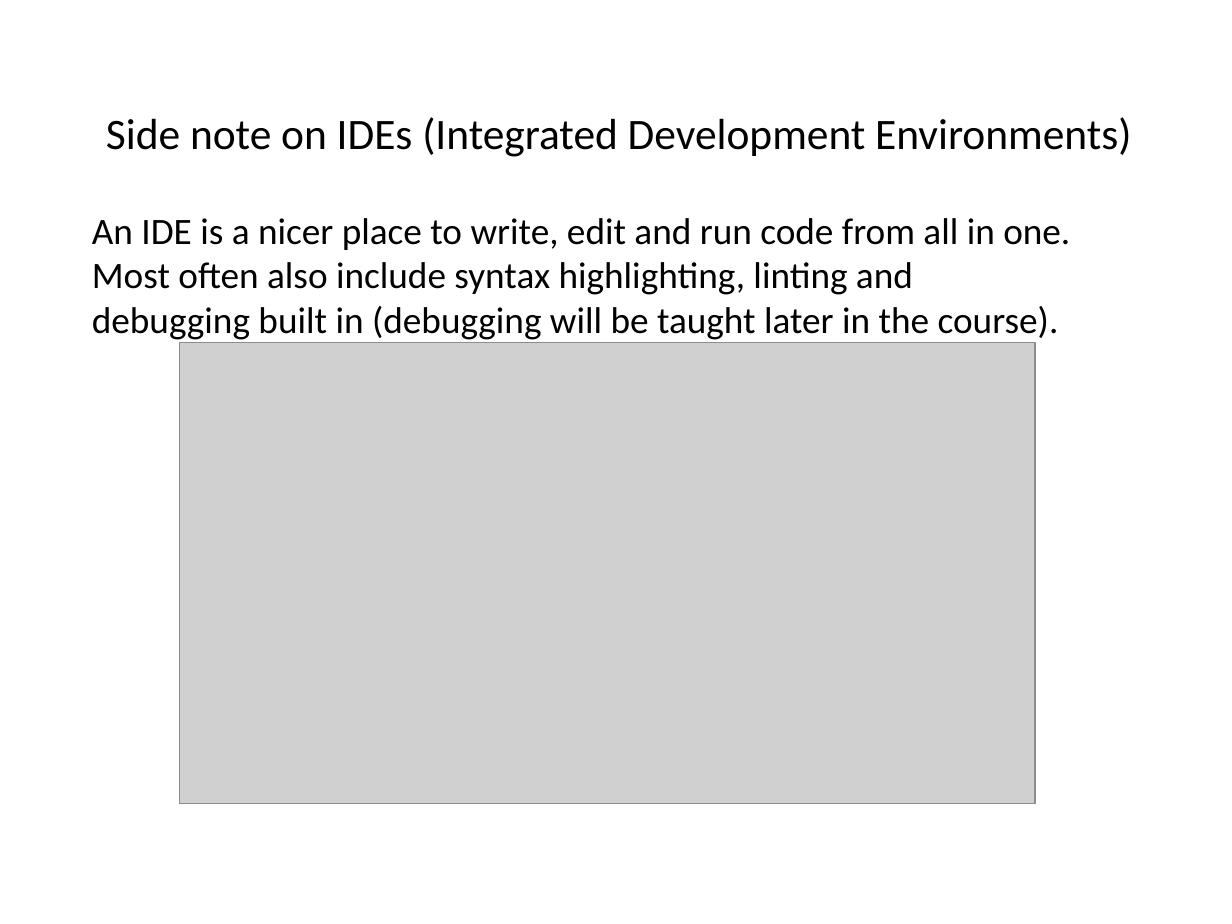
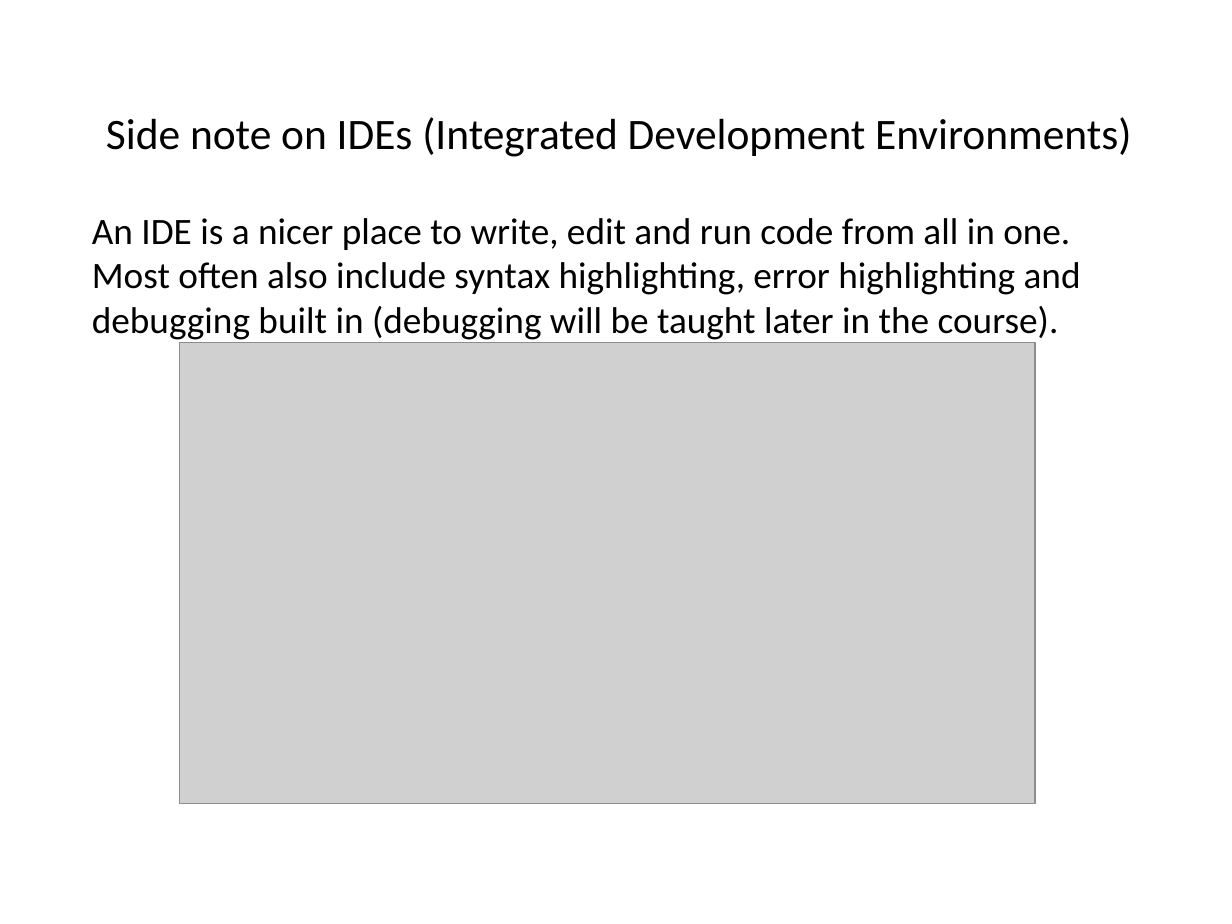
Before and after one commit to ncasuk/ncas-isc, a slide deck: slide 38 of python/presentations/learning_python/05_flow.pptx. Drawn at 1232x924 pixels with LibreOffice and Linux fonts; fonts in the diff are those of the drawing; grey boxes stand for pictures; background and template pictures are left out. Boxes give left, top, right and bottom in pixels: in the first picture for what was removed or moved away, otherwise in the second. Text is boxed around its words. In the diff, an @@ line names an element or a change of style, - is before the commit and + after.

```diff
--- a/python/presentations/learning_python/05_flow.pptx
+++ b/python/presentations/learning_python/05_flow.pptx
@@ text at (x1=92, y1=262, x2=1081, y2=295): text changed @@
-Most often also include syntax highlighting, linting and
+Most often also include syntax highlighting, error highlighting and
```
Also in this commit, not shown: 1 other slide changed, 3 other files.
